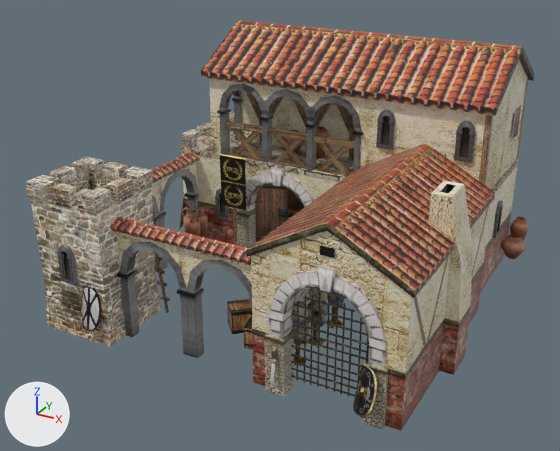
One commit to the COLLADA model client/art/meshes/structural/rome_barracks.dae: the scene before it, then after it.
Both versions are drawn from a 50 mm lens placed at (0.494, -0.989, 0.568), pointed at (-0.025, -0.045, 0.096). Arrows for +X, +Y and +Z are at lower left; the lights stay in place.

Objects in the first picture: 'RomanBarracks'.
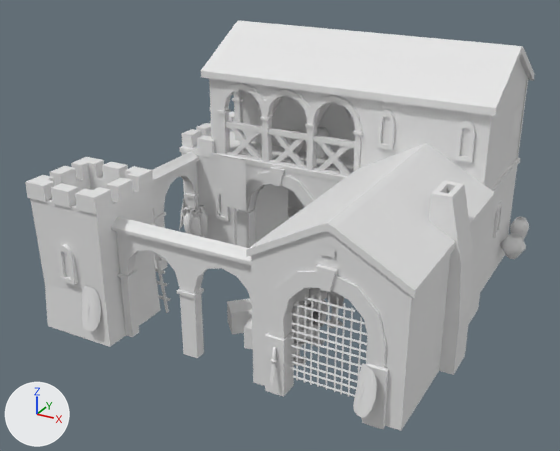
Boxes [x1, y1, x2, y2] around the edits, measured in the pictures (560 x 451 px):
'RomanBarracks', recoloured
    both: [25, 20, 535, 431]

The change, as a diff of the scene's bpy script:
```diff
--- a/client/art/meshes/structural/rome_barracks.dae.py
+++ b/client/art/meshes/structural/rome_barracks.dae.py
@@ me_romanbarracks_mesh @@
 me_romanbarracks_mesh.from_pydata(...)  # 3530 vertices, 3193 faces; spans x -0.29..0.29, y -0.3..0.292, z -0.055..0.357
-me_romanbarracks_mesh.materials.append(mat_material_001)  # picture img_rome_struct_2_png
```
